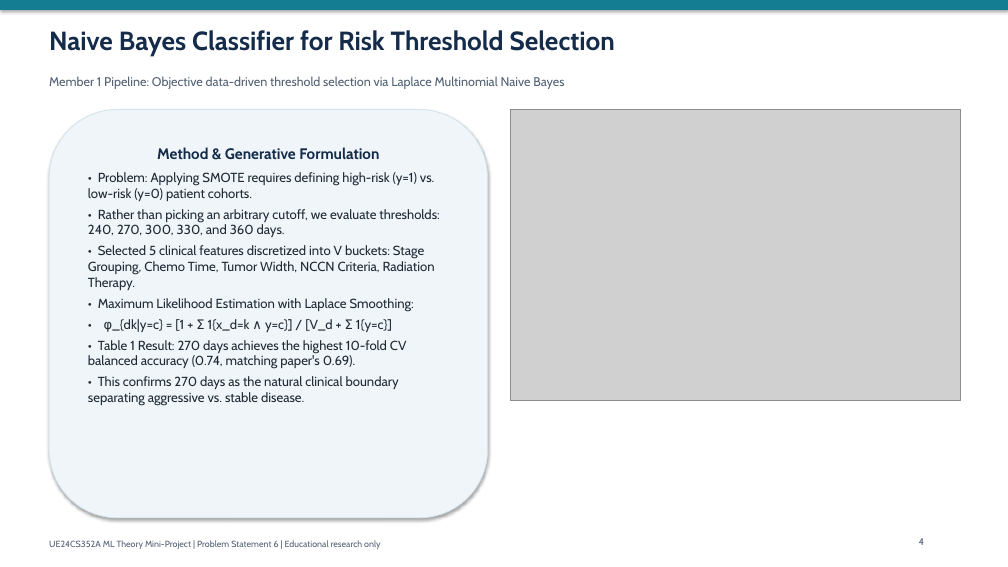
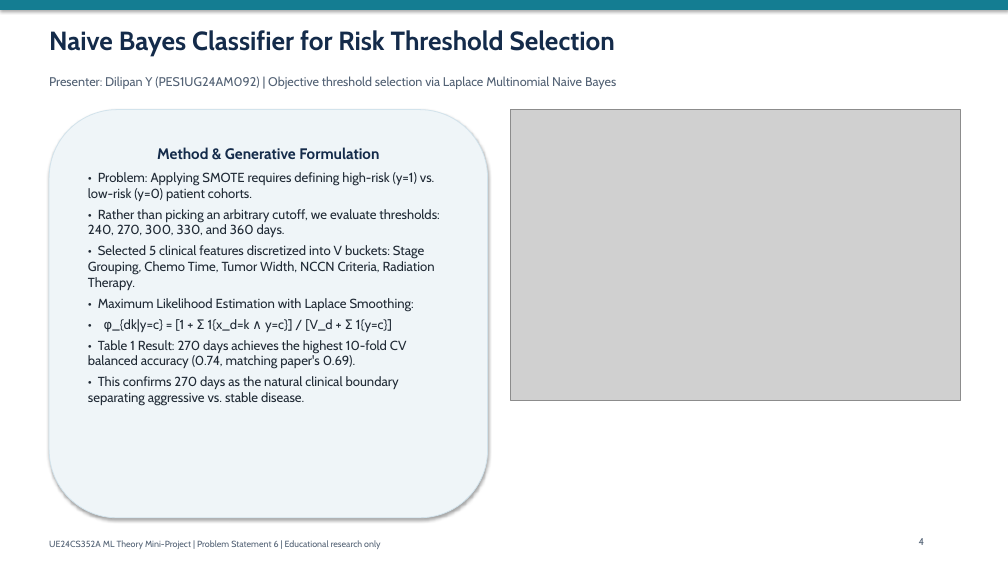
Before and after one commit to Dilipan-Y-8488/ML-Mini-Project, a slide deck: slide 4 of Mini_Project_Presentation.pptx. Drawn at 1008x567 pixels with LibreOffice and Linux fonts; fonts in the diff are those of the drawing; grey boxes stand for pictures. Boxes give left, top, right and bottom in pixels: in the first picture for what was removed or moved away, otherwise in the second. Text is boxed around its words. In the diff, an @@ line names an element or a change of style, - is before the commit and + after.

Commit message:
Update team member names: Dilipan Y (PES1UG24AM092) and Sai Hemanth (PES1UG24AM101)

```diff
--- a/Mini_Project_Presentation.pptx
+++ b/Mini_Project_Presentation.pptx
@@ text at (49,76,616,89): text changed @@
-Member 1 Pipeline: Objective data-driven threshold selection via Laplace Multinomial Naive Bayes
+Presenter: Dilipan Y (PES1UG24AM092) | Objective threshold selection via Laplace Multinomial Naive Bayes
```
Also in this commit, not shown: 6 other slides changed, 10 other files.
